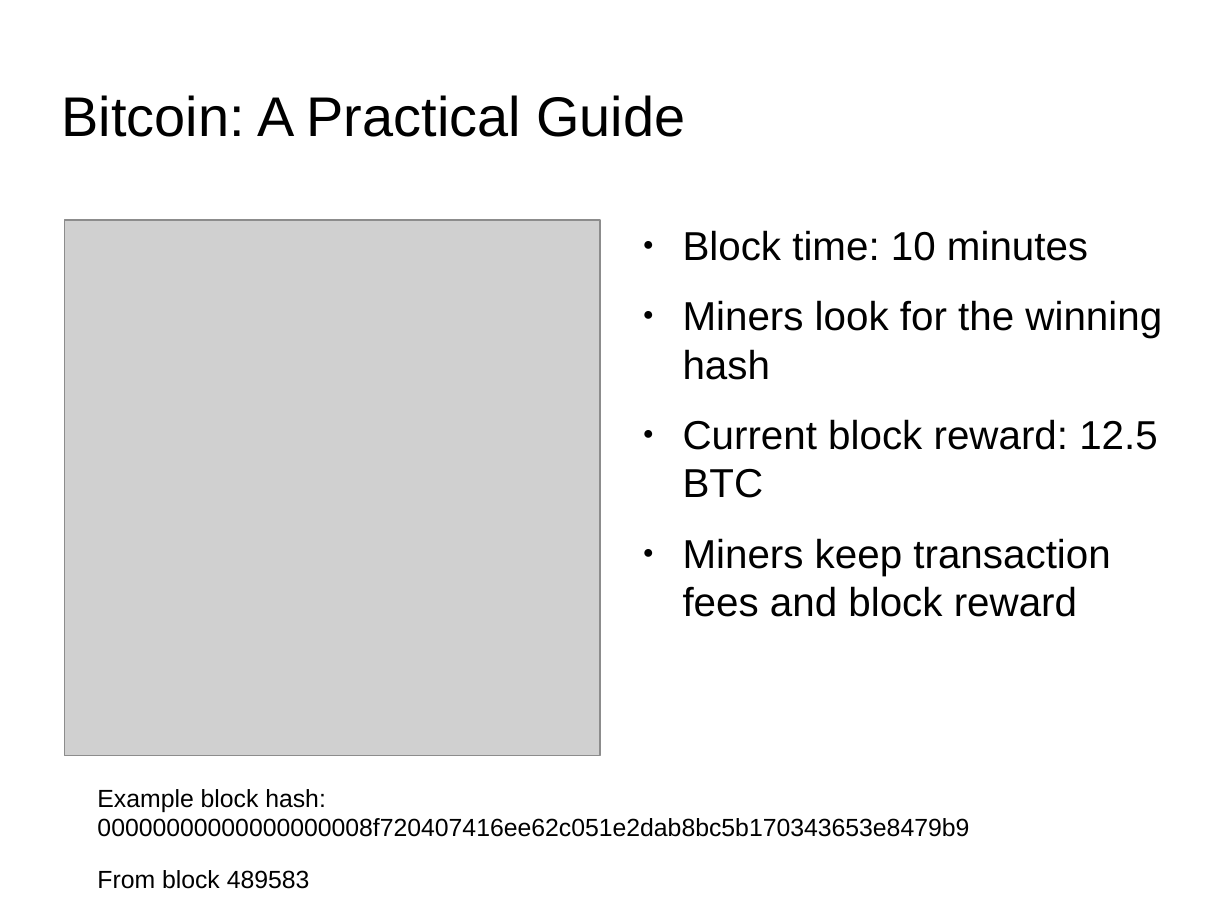
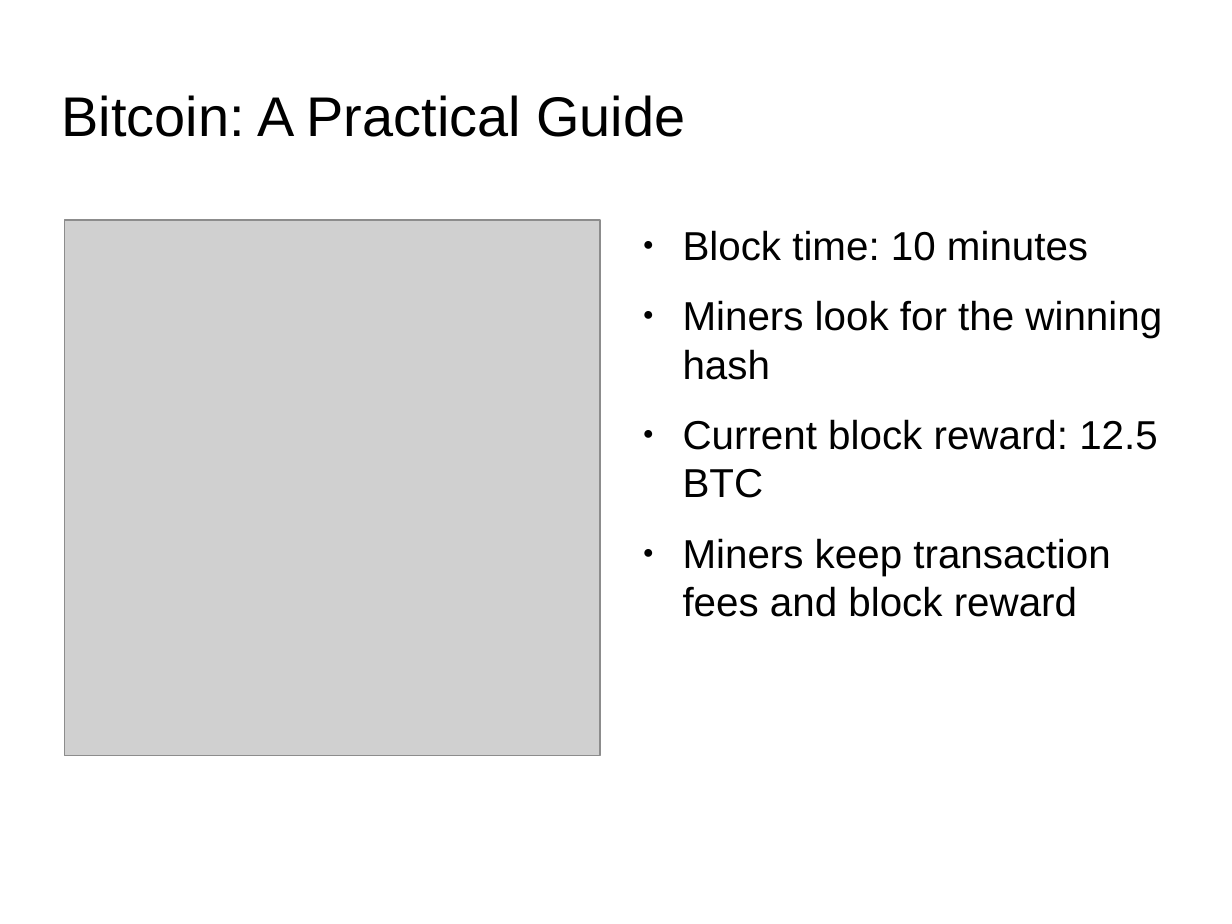
Before and after one commit to tyzbit/bitcoin-presentation, a slide deck: slide 16 of Bitcoin - A Practical Guide.odp. Drawn at 1232x924 pixels with LibreOffice and Linux fonts; fonts in the diff are those of the drawing; grey boxes stand for pictures; background and template pictures are left out. Boxes give left, top, right and bottom in pixels: in the first picture for what was removed or moved away, otherwise in the second. Text is boxed around its words. In the diff, an @@ line names an element or a change of style, - is before the commit and + after.

```diff
--- a/Bitcoin - A Practical Guide.odp
+++ b/Bitcoin - A Practical Guide.odp
@@ text removed at box(97, 789, 326, 889) @@
-Example block hash: 00000000000000000008f720407416ee62c051e2dab8bc5b170343653e8479b9
-From block 489583
```
Also in this commit, not shown: 2 other slides changed, 1 other file.
